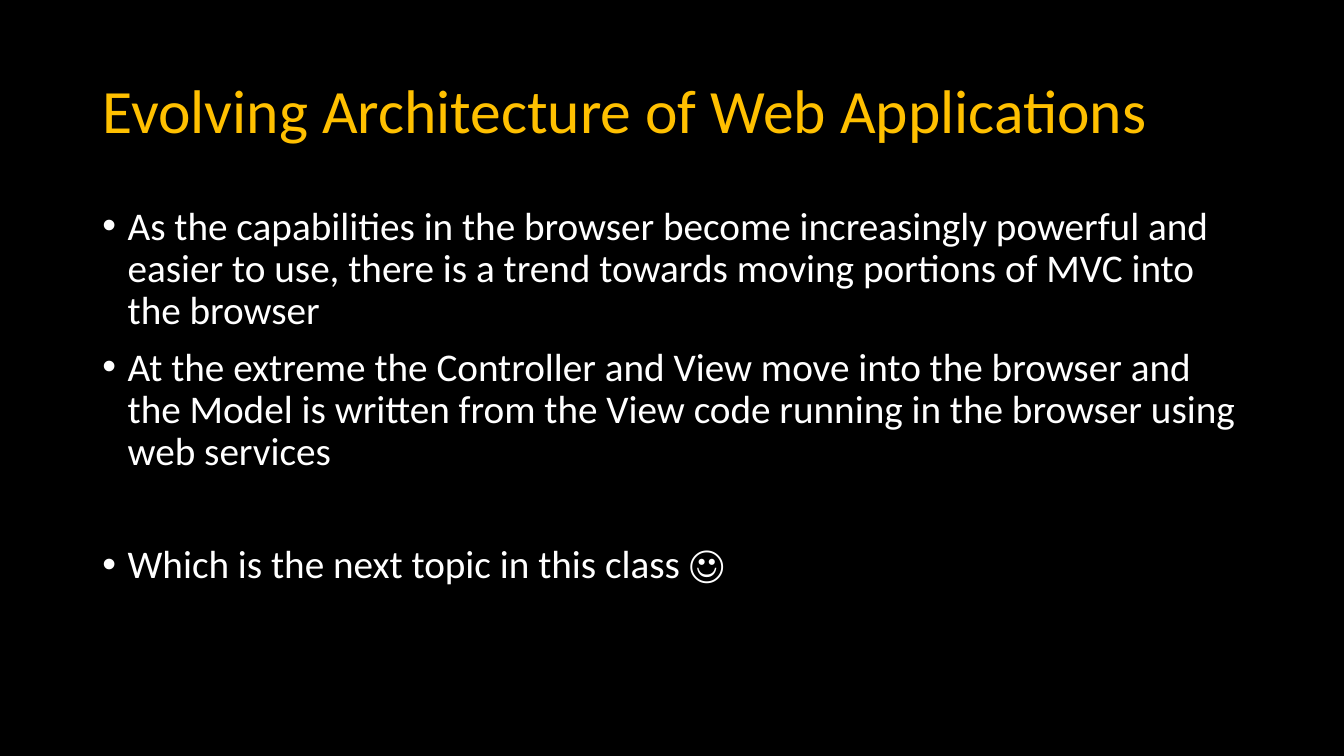
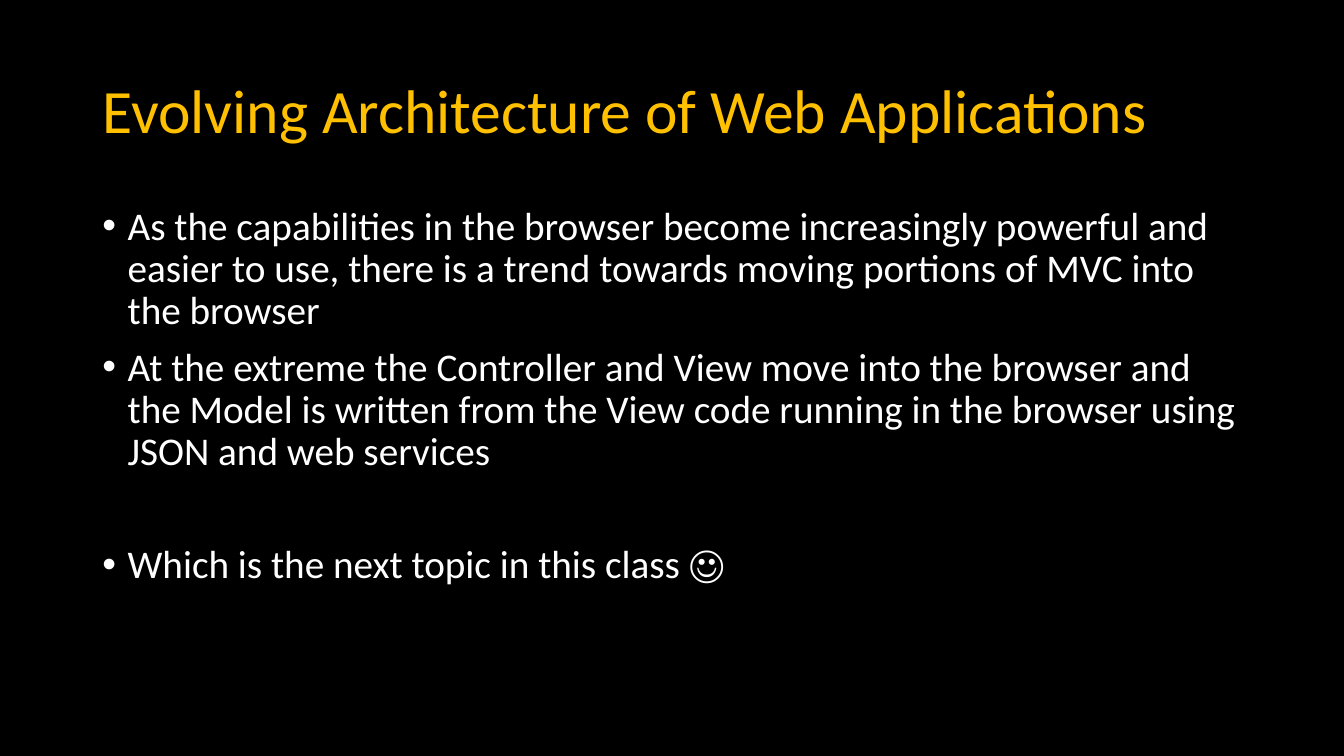
Before and after one commit to csev/dj4e, a slide deck: slide 47 of lectures/JS-03-Browser.pptx (slide 46 before the commit). Drawn at 1344x756 pixels with LibreOffice and Linux fonts; fonts in the diff are those of the drawing. Boxes give left, top, right and bottom in pixels: in the first picture for what was removed or moved away, otherwise in the second. Text is boxed around its words. In the diff, an @@ line names an element or a change of style, - is before the commit and + after.

```diff
--- a/lectures/JS-03-Browser.pptx
+++ b/lectures/JS-03-Browser.pptx
@@ text at bbox=[128, 353, 1235, 466]: text changed @@
-• At the extreme the Controller and View move into the browser and the Model is written from the View code running in the browser using web services
+• At the extreme the Controller and View move into the browser and the Model is written from the View code running in the browser using JSON and web services
```
Also in this commit, not shown: 5 other slides changed, 1 slide added.
